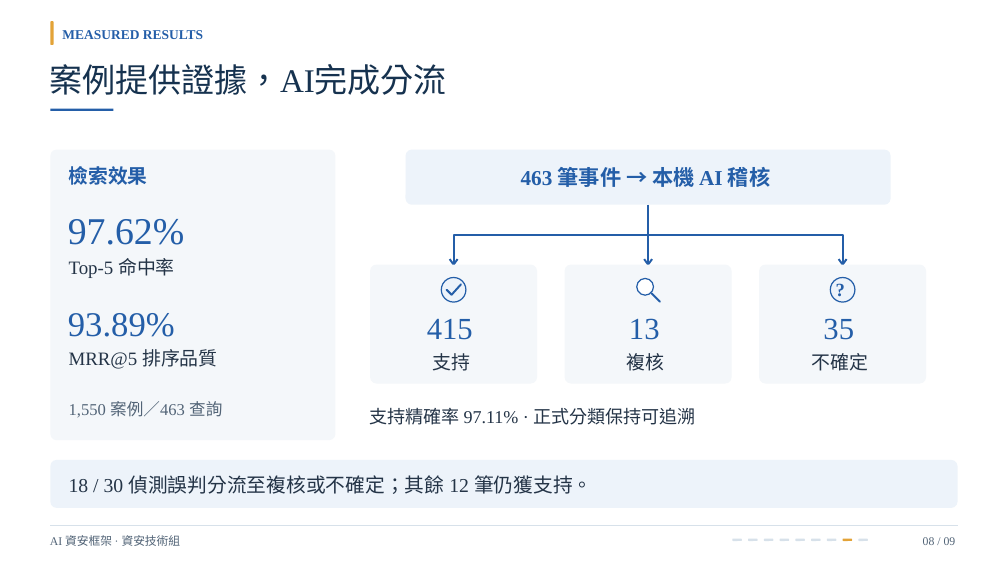
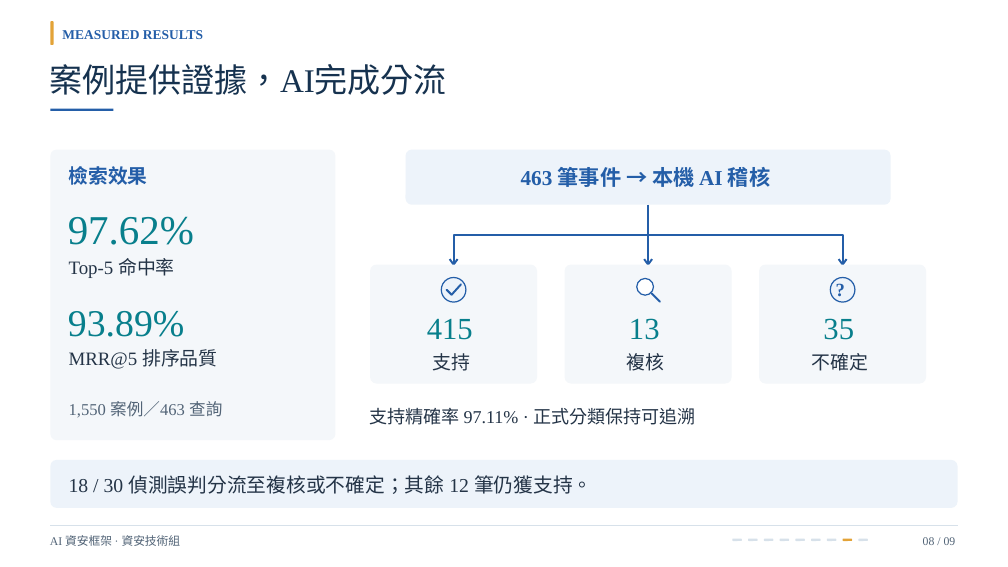
Before and after one commit to Lily09-project/innoserve-competition, a slide deck: slide 8 of deliverables/決賽簡報_AI資安框架.pptx. Drawn at 1008x567 pixels with LibreOffice and Linux fonts; fonts in the diff are those of the drawing. Boxes give left, top, right and bottom in pixels: in the first picture for what was removed or moved away, otherwise in the second. Text is boxed around its words. In the diff, an @@ line names an element or a change of style, - is before the commit and + after.

```diff
--- a/deliverables/決賽簡報_AI資安框架.pptx
+++ b/deliverables/決賽簡報_AI資安框架.pptx
@@ text "97.62%" at (x1=68, y1=216, x2=194, y2=245): size 36 to 39 pt, text colour #245EA8 to #087F8C @@
@@ text "93.89%" at (x1=68, y1=311, x2=185, y2=337): size 33 to 36 pt, text colour #245EA8 to #087F8C @@
@@ text colour #245EA8 to #087F8C in 3 elements at (x1=427, y1=319, x2=473, y2=340), (x1=629, y1=318, x2=660, y2=340), (x1=823, y1=318, x2=854, y2=340) @@
```
Also in this commit, not shown: 4 other slides changed, 23 other files.
